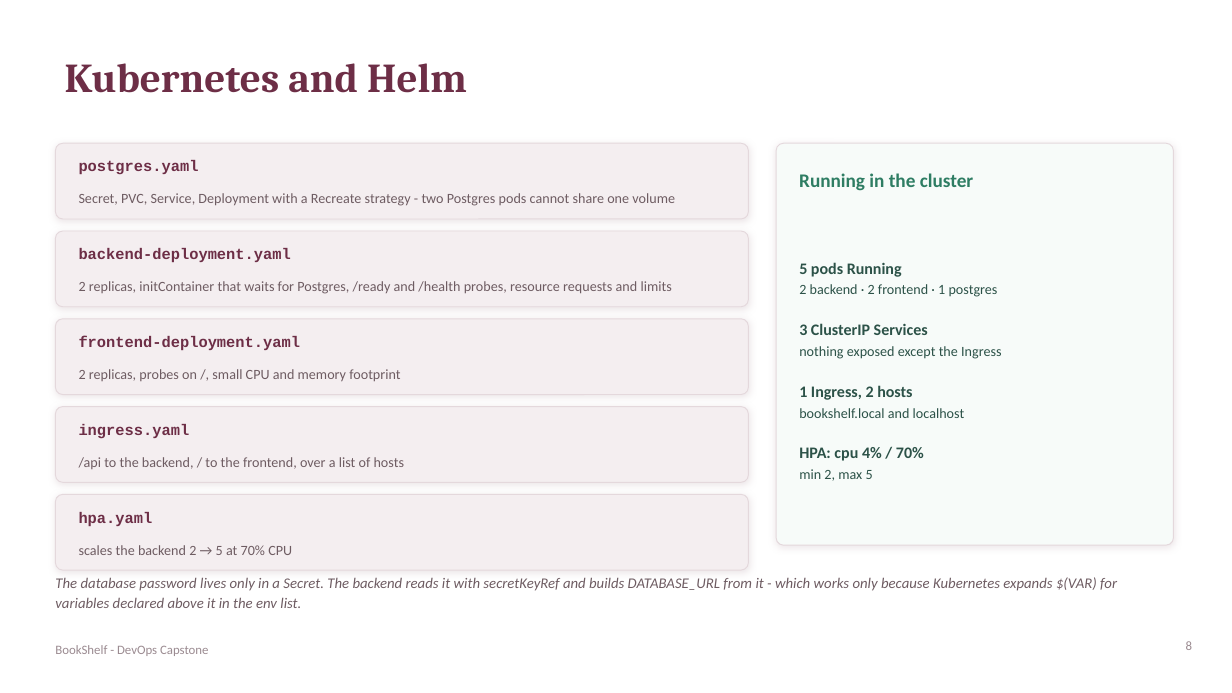
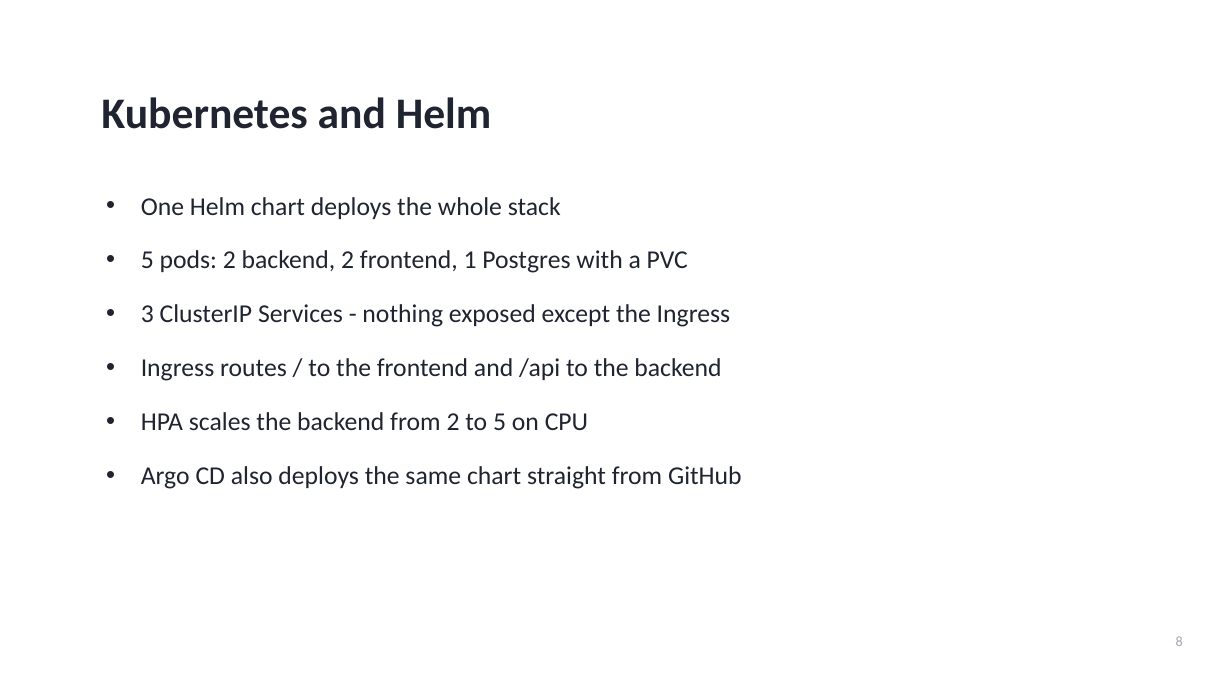
Before and after one commit to piroBeastie/bookshelf, a slide deck: slide 8 of demo/slides.pptx. Drawn at 1232x693 pixels with LibreOffice and Linux fonts; fonts in the diff are those of the drawing. Boxes give left, top, right and bottom in pixels: in the first picture for what was removed or moved away, otherwise in the second. Text is boxed around its words. In the diff, an @@ line names an element or a change of style, - is before the commit and + after.

```diff
--- a/demo/slides.pptx
+++ b/demo/slides.pptx
@@ title "Kubernetes and Helm": place and size @@
-title "Kubernetes and Helm" at bbox=[65, 63, 467, 93]
+title "Kubernetes and Helm" at bbox=[101, 97, 492, 129]
@@ title "Kubernetes and Helm" at bbox=[101, 97, 492, 129]: size 32 to 34 pt, font Cambria to Calibri, text colour #6D2E46 to #1F2430 @@
@@ rounded rectangle removed at bbox=[55, 143, 749, 219] @@
@@ rounded rectangle removed at bbox=[776, 143, 1174, 545] @@
@@ text removed at bbox=[79, 160, 199, 174] @@
-postgres.yaml
@@ text removed at bbox=[799, 173, 973, 191] @@
-Running in the cluster
@@ text removed at bbox=[79, 193, 675, 206] @@
-Secret, PVC, Service, Deployment with a Recreate strategy - two Postgres pods cannot share one volume
@@ text added at bbox=[141, 197, 742, 489], 20 pt, text #1F2430 @@
+• One Helm chart deploys the whole stack
+• 5 pods: 2 backend, 2 frontend, 1 Postgres with a PVC
+• 3 ClusterIP Services - nothing exposed except the Ingress
+• Ingress routes / to the frontend and /api to the backend
+• HPA scales the backend from 2 to 5 on CPU
+• Argo CD also deploys the same chart straight from GitHub
@@ rounded rectangle removed at bbox=[55, 231, 749, 307] @@
@@ text removed at bbox=[79, 248, 291, 262] @@
-backend-deployment.yaml
@@ text removed at bbox=[799, 262, 1001, 481] @@
-5 pods Running
-2 backend · 2 frontend · 1 postgres
-3 ClusterIP Services
-nothing exposed except the Ingress
-1 Ingress, 2 hosts
-bookshelf.local and localhost
-HPA: cpu 4% / 70%
-min 2, max 5
@@ text removed at bbox=[79, 281, 672, 294] @@
-2 replicas, initContainer that waits for Postgres, /ready and /health probes, resource requests and limits
@@ rounded rectangle removed at bbox=[55, 319, 749, 395] @@
@@ text removed at bbox=[79, 336, 301, 350] @@
-frontend-deployment.yaml
@@ text removed at bbox=[79, 369, 400, 381] @@
-2 replicas, probes on /, small CPU and memory footprint
@@ rounded rectangle removed at bbox=[55, 407, 749, 482] @@
@@ text removed at bbox=[79, 424, 190, 439] @@
-ingress.yaml
@@ text removed at bbox=[79, 457, 405, 469] @@
-/api to the backend, / to the frontend, over a list of hosts
@@ rounded rectangle removed at bbox=[55, 494, 749, 570] @@
@@ text removed at bbox=[79, 512, 153, 526] @@
-hpa.yaml
@@ text removed at bbox=[79, 545, 292, 555] @@
-scales the backend 2 → 5 at 70% CPU
@@ text removed at bbox=[55, 577, 1117, 608] @@
-The database password lives only in a Secret. The backend reads it with secretKeyRef and builds DATABASE_URL from it - which works only because Kubernetes expands $(VAR) for variables declared above it in the env list.
@@ page number: place and size @@
-page number at bbox=[1186, 641, 1192, 650]
+page number at bbox=[1176, 636, 1183, 646]
@@ page number at bbox=[1176, 636, 1183, 646]: size 10 to 11 pt, text colour #9B8B91 to #A0A6B0 @@
@@ text removed at bbox=[55, 645, 208, 656] @@
-BookShelf - DevOps Capstone
```
Also in this commit, not shown: 6 other slides changed, 3 slides added, 3 slides removed, 3 other files.
